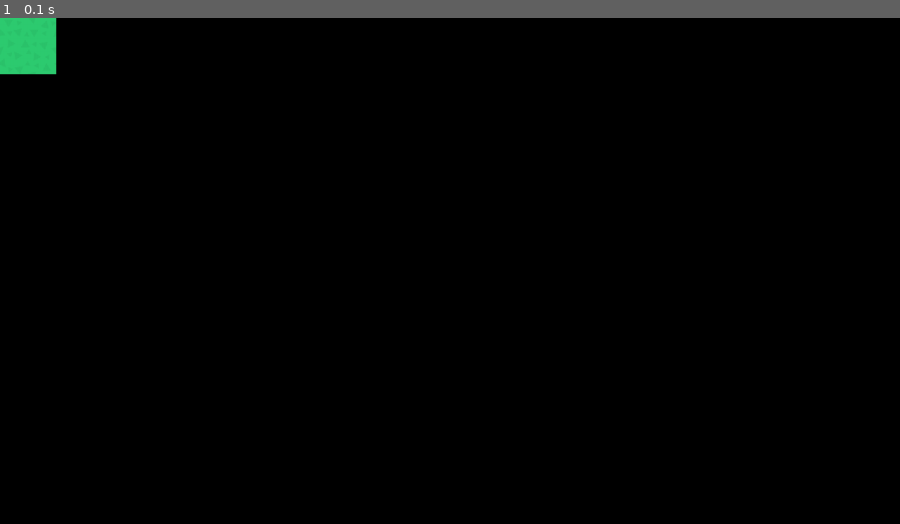
Above: before the commit, frame 1.
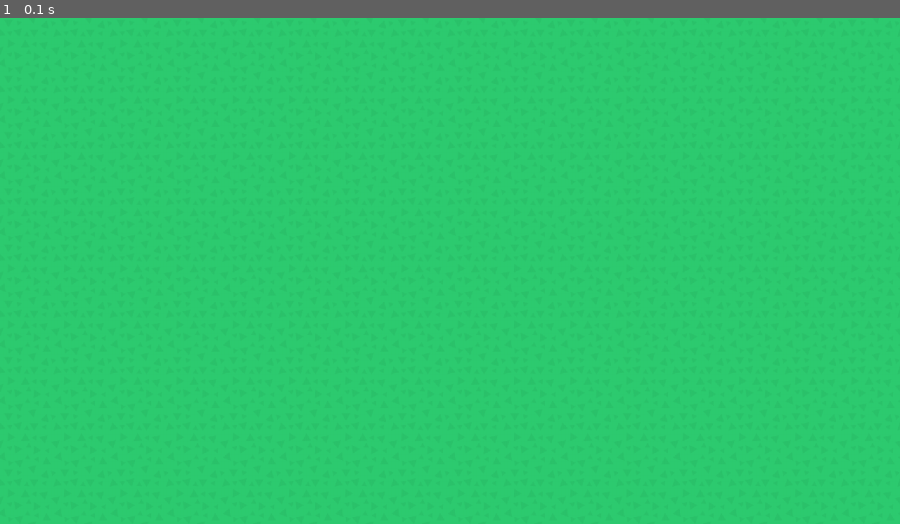
Above: after the commit, the same moment.

Repository: lorige55/InformatikProjekt-Pygame
Game: pygame game, started from game.py
The game is run twice, just before and just after one commit, with the same random seed, the same clock (stepped at 60 frames per second) and the same inputs.
Inputs:
- Up to frame 1 (0.1 s): no input

The runs differ from the first frame. In frame 1, 99% of the frame differs, in the area x 0-100%, y 0-100%.

Commit message:
Added base background to screen

Diff:
--- a/game.py
+++ b/game.py
@@ -9,9 +9,12 @@
 running = True
 
 # background
-grassTileOG = pygame.image.load("./assets/tiles/towerDefense_tile231.png").convert()
-grassTile = pygame.transform.scale(grassTileOG, (1280/width, 720/height))
-screen.blit(grassTile, (0, 0))
+grassTileOG = pygame.image.load("./assets/tiles/towerDefense_tile231.png").convert()    # load the image
+grassTile = pygame.transform.scale(grassTileOG, (1280/width, 720/height))   # scale the image
+# fill the screen with the grass tile
+for i in range(width):
+    for j in range(height):
+        screen.blit(grassTile, (i * (1280/width), j * (720/height)))
 
 while running:
     for event in pygame.event.get():
